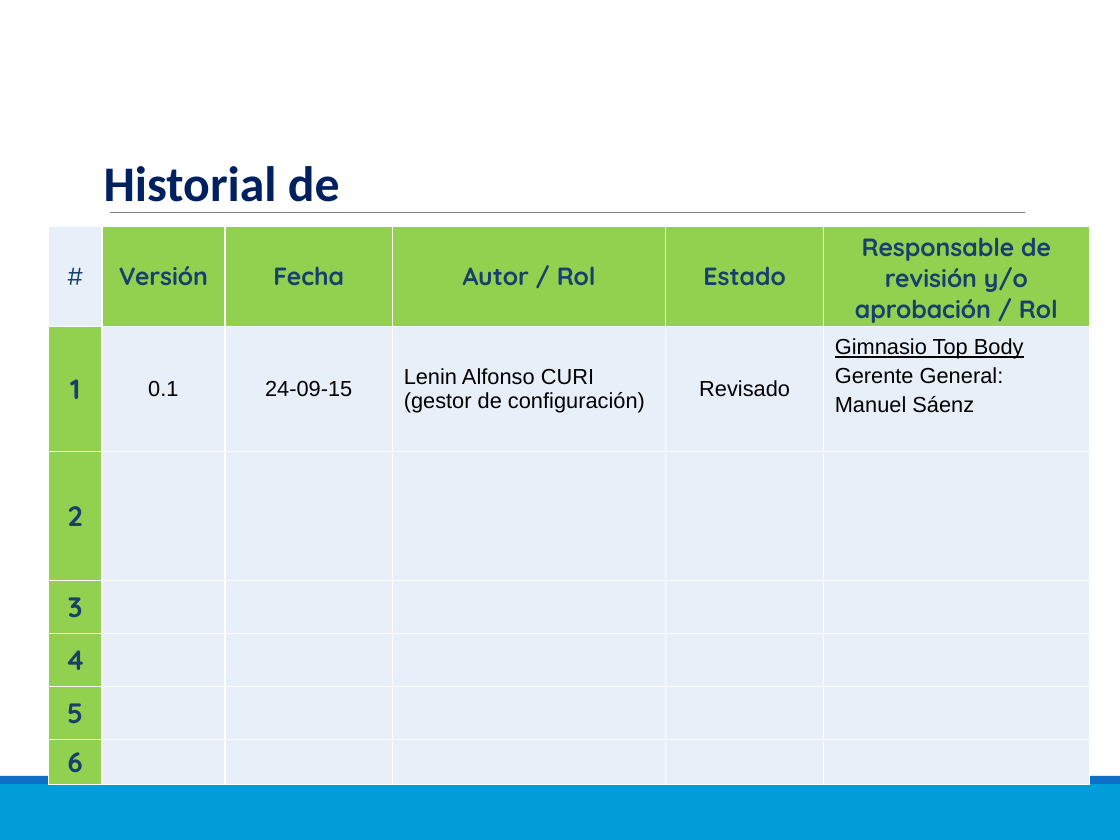
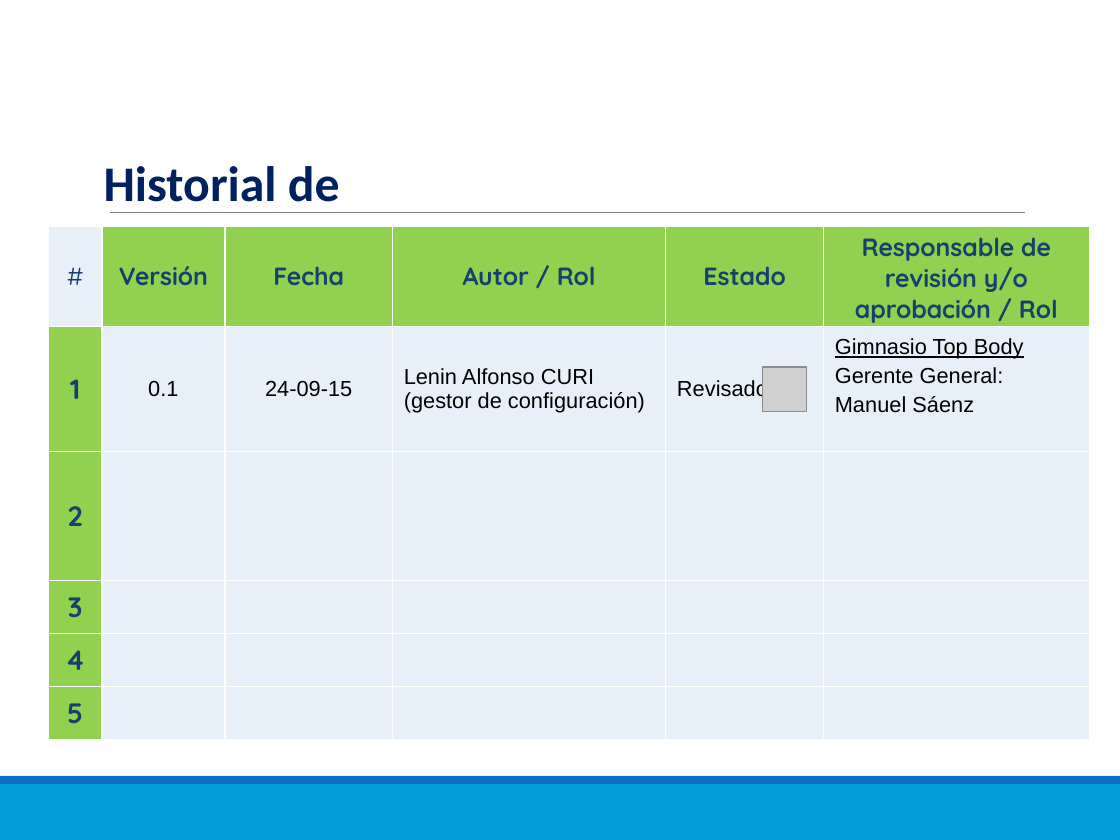
Before and after one commit to Proyecto-TopBody/TopBodySystem, a slide deck: slide 33 of Area de Proceso PP-PMC/PGPRO_V0.1_2015 Proceso_de_gestion_de_proyectos.pptx (slide 34 before the commit). Drawn at 1120x840 pixels with LibreOffice and Linux fonts; fonts in the diff are those of the drawing; grey boxes stand for pictures. Boxes give left, top, right and bottom in pixels: in the first picture for what was removed or moved away, otherwise in the second. Text is boxed around its words. In the diff, an @@ line names an element or a change of style, - is before the commit and + after.

```diff
--- a/Area de Proceso PP-PMC/PGPRO_V0.1_2015 Proceso_de_gestion_de_proyectos.pptx
+++ b/Area de Proceso PP-PMC/PGPRO_V0.1_2015 Proceso_de_gestion_de_proyectos.pptx
@@ table at (x1=48, y1=226, x2=1090, y2=741) @@
-row 7: 6 |  |  |  |  | 
@@ picture added at (x1=763, y1=367, x2=806, y2=411) @@
```
Also in this commit, not shown: 2 other slides changed, 1 slide removed, 10 other files.
